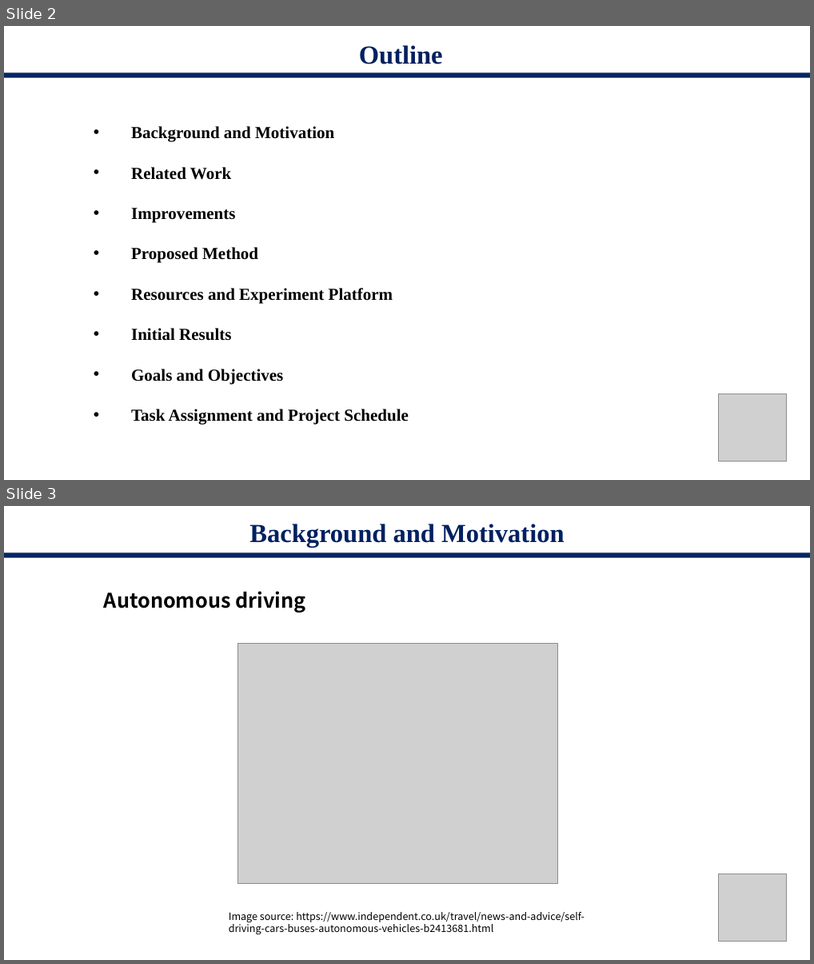
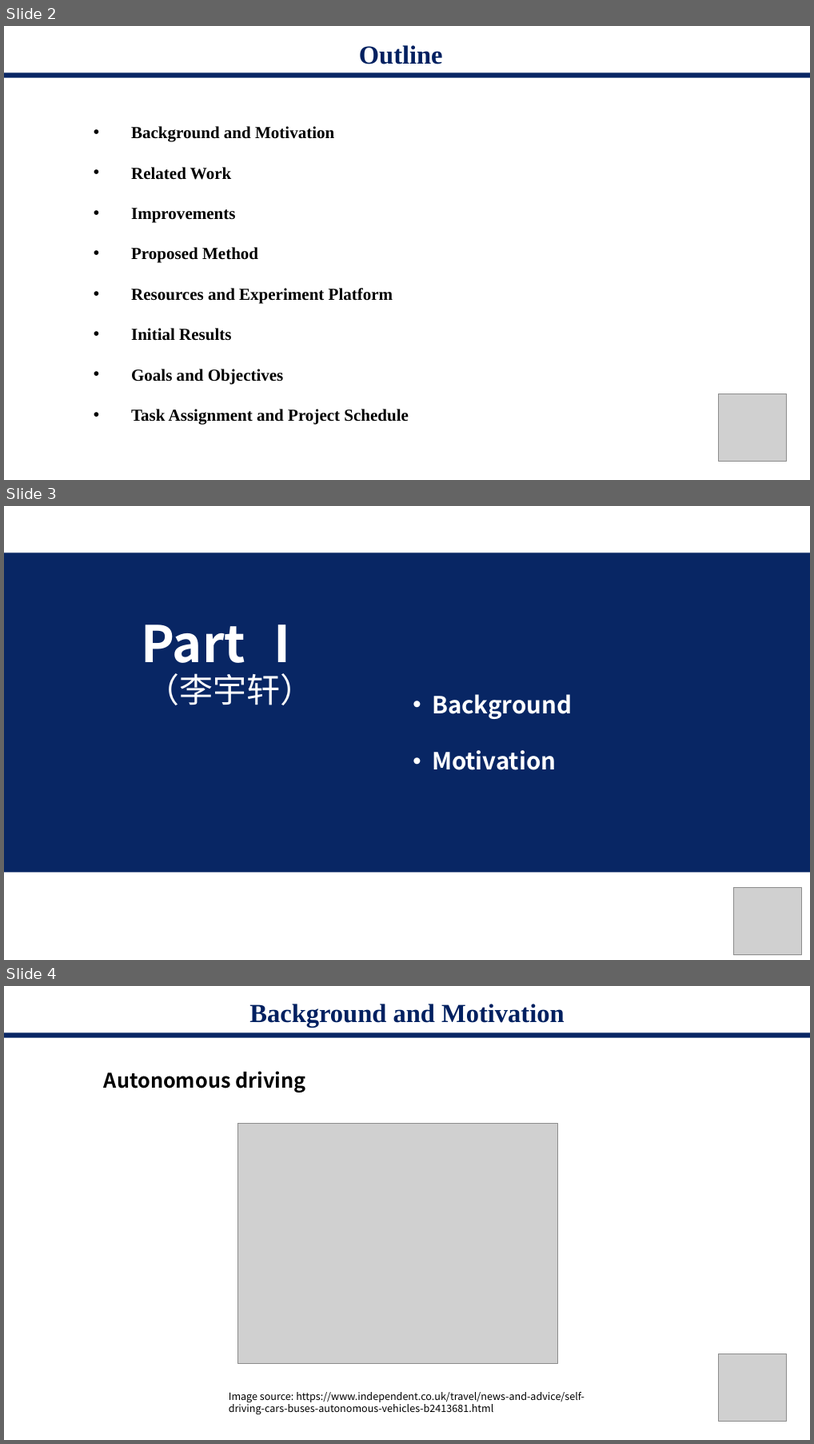
Before and after one commit to starga2er777/CS405_Project_SUSTech, a slide deck: proposal.pptx. Shown one above the other, each under a label of ours: slides 2 and 3 before the commit, slides 2, 3 and 4 after it. The pictures are 814x964 and 814x1444 pixels, drawn with LibreOffice and Linux fonts; fonts in the diff are those of the drawing; grey boxes stand for pictures. Boxes give left, top, right and bottom in pixels: in the first picture for what was removed or moved away, otherwise in the second. Text is boxed around its words. In the diff, an @@ line names an element or a change of style, - is before the commit and + after.

```diff
--- a/proposal.pptx
+++ b/proposal.pptx
@@ slide 3 added at <box>4,506,810,960</box>, background #FFFFFF @@
@@ rectangle added at <box>4,552,810,872</box>, fill #002060 at 97% opacity @@
@@ title added at <box>141,624,314,705</box>, 60 pt, text #FFFFFF, bold @@
+Part Ⅰ
+（李宇轩）
@@ text added at <box>432,694,572,770</box>, 28 pt, text #FFFFFF, bold @@
+• Background
+• Motivation
@@ picture added at <box>734,887,802,955</box> @@
@@ what was slide 3 is now slide 4 @@
```
Also in this commit, not shown: 4 slides changed, 3 other slides added.
